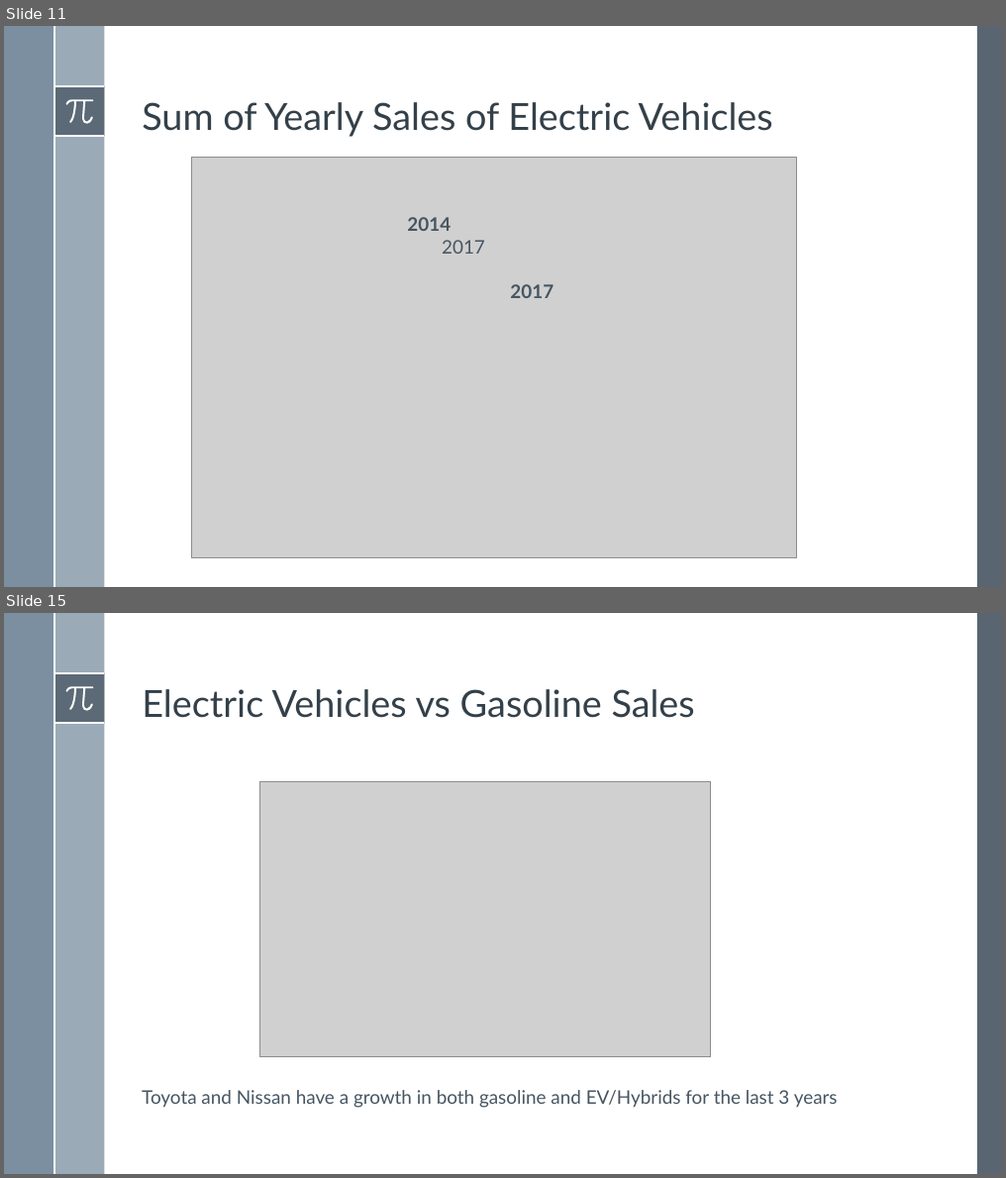
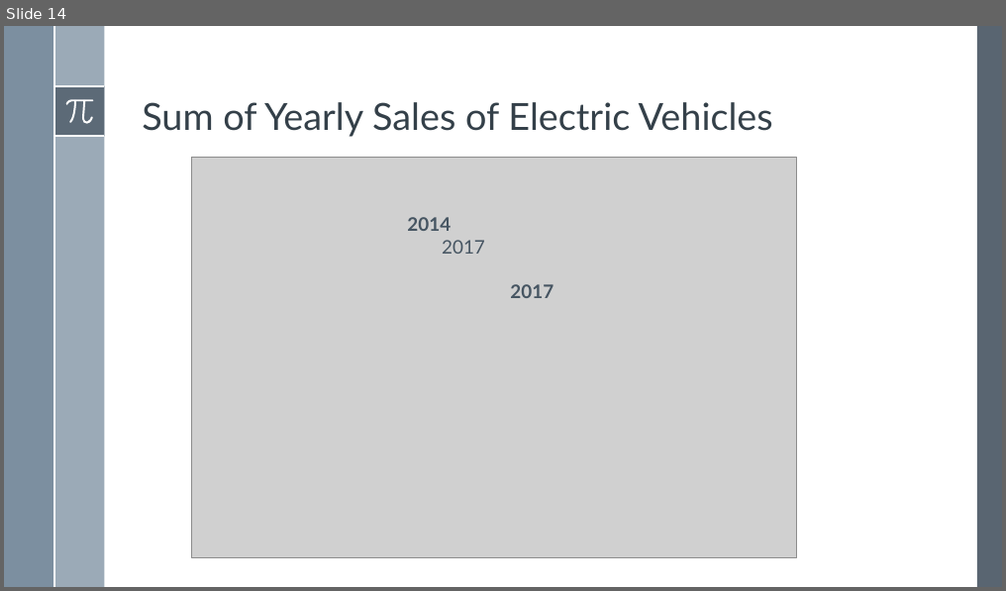
Before and after one commit to SpenserHilton/BootcampProj1, a slide deck: Project1_Presentation_EV.pptx. Shown one above the other, each under a label of ours: slides 11 and 15 before the commit, slide 14 after it; the slides between them are not shown. The pictures are 1006x1178 and 1006x591 pixels, drawn with LibreOffice and Linux fonts; fonts in the diff are those of the drawing; grey boxes stand for pictures. Boxes give left, top, right and bottom in pixels: in the first picture for what was removed or moved away, otherwise in the second. Text is boxed around its words. In the diff, an @@ line names an element or a change of style, - is before the commit and + after.

Commit message:
Adding project presentation Excel Analysis and Gasoline vs EV ipynb

```diff
--- a/Project1_Presentation_EV.pptx
+++ b/Project1_Presentation_EV.pptx
@@ slide 15 removed at (4,613,1002,1174), background #FFFFFF; not listed: 8 template elements that a slide beside it also shows @@
@@ title removed at (142,689,695,718) @@
-Electric Vehicles vs Gasoline Sales
@@ picture removed at (259,781,710,1057) @@
@@ text removed at (142,1090,838,1108) @@
-Toyota and Nissan have a growth in both gasoline and EV/Hybrids for the last 3 years
@@ what was slide 11 is now slide 14 @@
```
Also in this commit, not shown: 6 slides changed, 10 slides added, 11 other slides removed, 5 other files.
